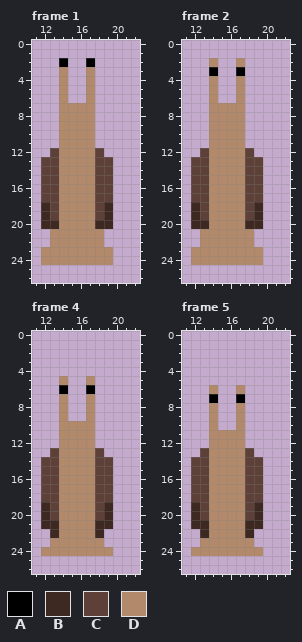
A pixel-art file gets an edit: Assets/Art/Enemy/Snail/Hurt/Snail_Hurt_Down.aseprite. Above is the file before it was changed.
32x32 pixels, 8 frames. Shown: frame 1: x 11..22, y 0..26; frame 2: x 11..22, y 0..26; frame 4: x 11..22, y 0..26; frame 5: x 11..22, y 0..26. The commit also changed other frames, which this record leaves out.
Palette (. is transparent): A #000000  B #3d2822  C #5d4037  D #b28a6b
The same view after the edit:
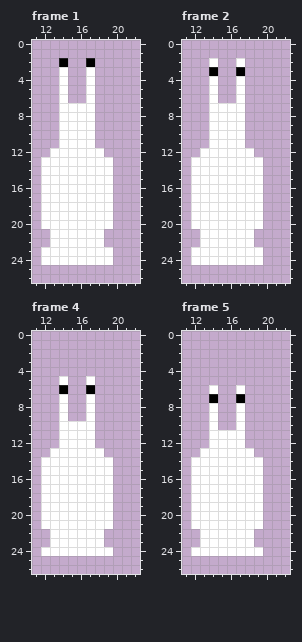
Log entry: Adjusted Pull CC Now working fine with hurt state
Change:
layer "Shell" now hidden
layer "Body" now hidden
layer "Layer 1" added
colour D: #b28a6b -> #ffffff
Changed rows in their new state; - is a pixel that keeps its letter.
Frame 1, layer "Layer 1":
first column x 12:
12 -D----D-
13 DD----DD
14 DD----DD
15 DD----DD
16 DD----DD
17 DD----DD
18 DD----DD
19 DD----DD
20 DD----DD
Frame 2, layer "Layer 1": the same change as frame 1
Frame 4, layer "Layer 1":
first column x 12:
13 -D----D-
14 DD----DD
15 DD----DD
16 DD----DD
17 DD----DD
18 DD----DD
19 DD----DD
20 DD----DD
21 DD----DD
22 -D----D-
Frame 5, layer "Layer 1": the same change as frame 4
Pixel boxes of the changes (left, top, right, bottom) in both pictures:
changed: (41, 67, 113, 265)
changed: (191, 58, 263, 265)
changed: (41, 376, 113, 556)
changed: (191, 385, 263, 556)
